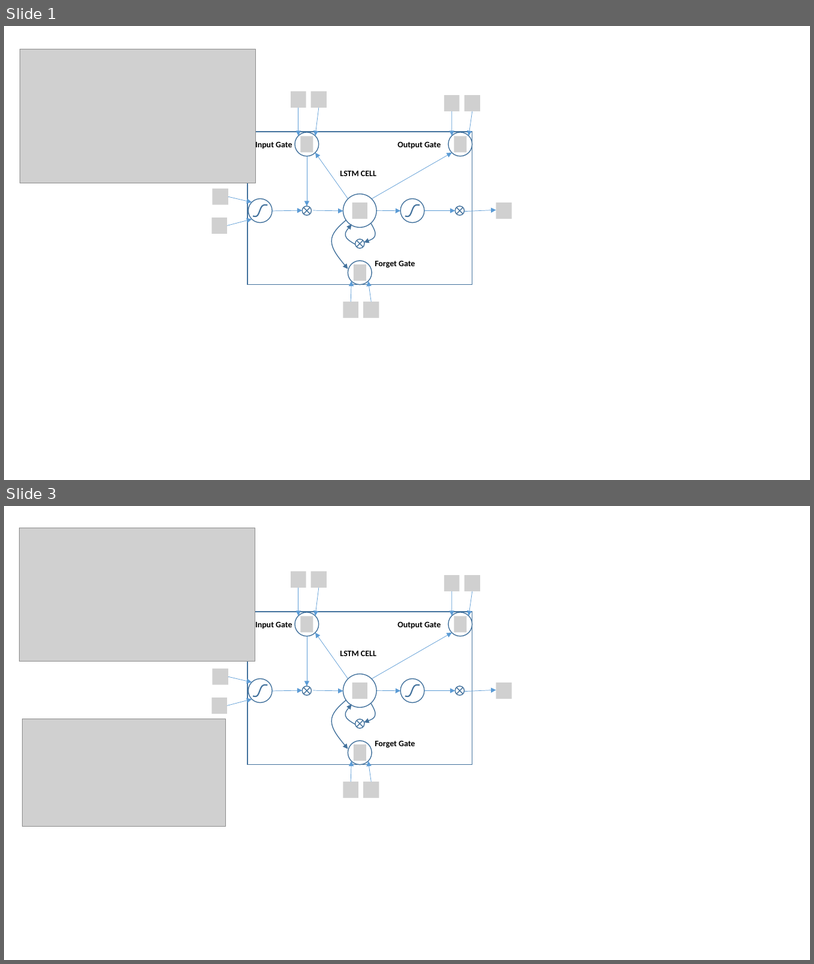
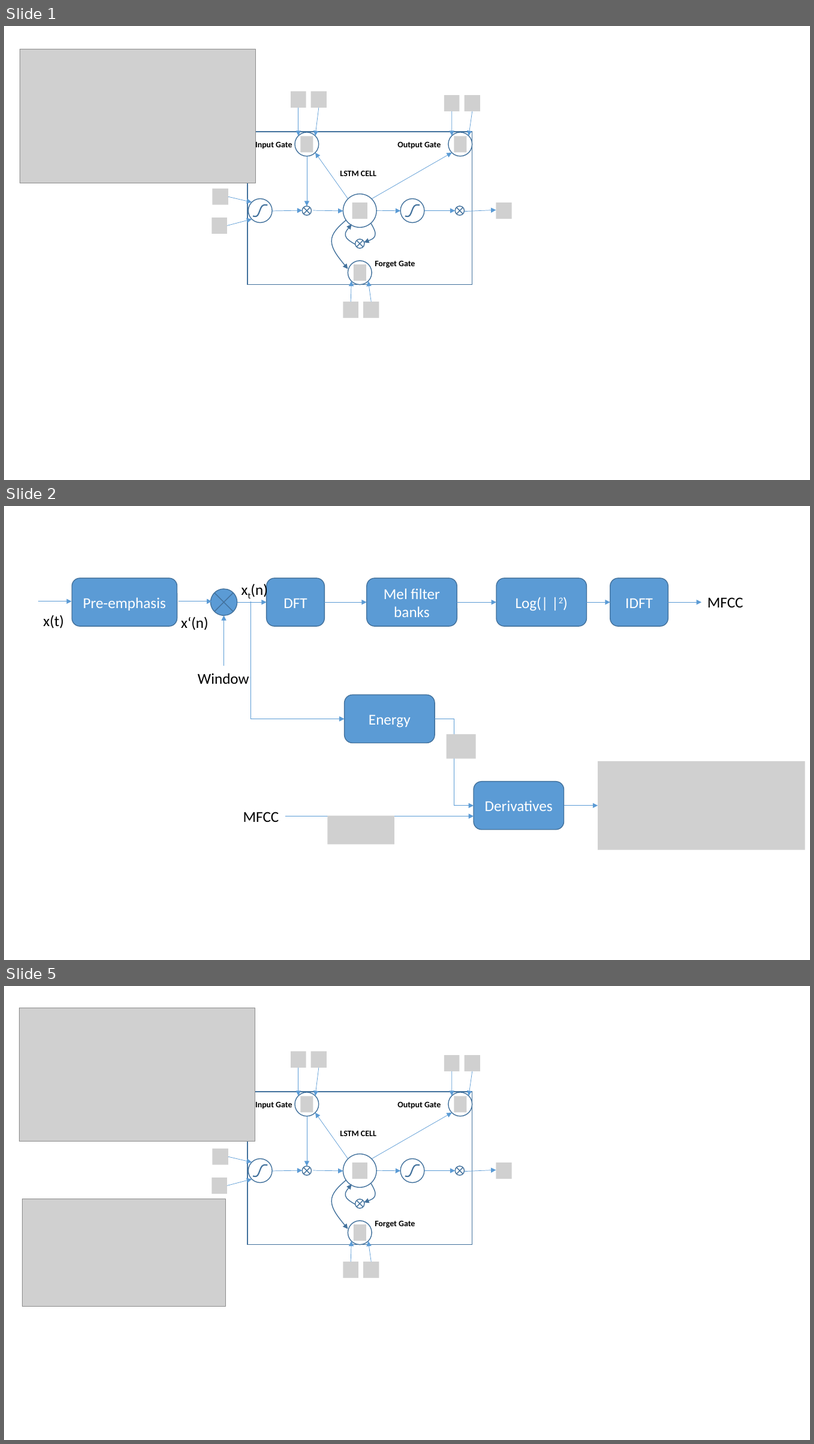
Before and after one commit to u1273400/thesis, a slide deck: thesis.pptx. Shown one above the other, each under a label of ours: slides 1 and 3 before the commit, slides 1, 2 and 5 after it; the slides between them are not shown. The pictures are 814x964 and 814x1444 pixels, drawn with LibreOffice and Linux fonts; fonts in the diff are those of the drawing; grey boxes stand for pictures. Boxes give left, top, right and bottom in pixels: in the first picture for what was removed or moved away, otherwise in the second. Text is boxed around its words. In the diff, an @@ line names an element or a change of style, - is before the commit and + after.

```diff
--- a/thesis.pptx
+++ b/thesis.pptx
@@ slide 2 added at [4,506,810,960], background #FFFFFF @@
@@ rounded rectangle added at [72,578,177,626], fill #5B9BD5, outline #43739E 1 pt, 18 pt, text #FFFFFF @@
+Pre-emphasis
@@ flow chart summing junction added at [211,589,237,615], fill #5B9BD5, outline #43739E 1 pt @@
@@ text added at [251,583,267,599], 18 pt, text #000000 @@
+xt(n)
@@ rounded rectangle added at [267,578,324,626], fill #5B9BD5, outline #43739E 1 pt, 18 pt, text #FFFFFF @@
+DFT
@@ rounded rectangle added at [367,578,457,626], fill #5B9BD5, outline #43739E 1 pt, 18 pt, text #FFFFFF @@
+Mel filter banks
@@ rounded rectangle added at [497,578,587,626], fill #5B9BD5, outline #43739E 1 pt, 18 pt, text #FFFFFF @@
+Log(| |2)
@@ rounded rectangle added at [611,578,669,626], fill #5B9BD5, outline #43739E 1 pt, 18 pt, text #FFFFFF @@
+IDFT
@@ arrow added from (38, 601) to (72, 601), #5B9BD5 0.5 pt @@
@@ arrow added from (178, 601) to (212, 601), #5B9BD5 0.5 pt @@
@@ arrow added from (237, 602) to (267, 602), #5B9BD5 0.5 pt @@
@@ elbow arrow added from (251, 601) to (345, 719), #5B9BD5 0.5 pt @@
@@ arrow added from (324, 602) to (367, 602), #5B9BD5 0.5 pt @@
@@ arrow added from (457, 602) to (497, 602), #5B9BD5 0.5 pt @@
@@ arrow added from (587, 602) to (611, 602), #5B9BD5 0.5 pt @@
@@ arrow added from (669, 602) to (702, 602), #5B9BD5 0.5 pt @@
@@ text added at [708,597,744,607], 18 pt, text #000000 @@
+MFCC
@@ text added at [43,615,64,628], 18 pt, text #000000 @@
+x(t)
@@ text added at [181,616,209,630], 18 pt, text #000000 @@
+x‘(n)
@@ arrow added from (224, 666) to (224, 615), #5B9BD5 0.5 pt @@
@@ text added at [198,673,249,684], 18 pt, text #000000 @@
+Window
@@ rounded rectangle added at [345,695,435,742], fill #5B9BD5, outline #43739E 1 pt, 18 pt, text #FFFFFF @@
+Energy
@@ elbow arrow added from (435, 719) to (474, 805), #5B9BD5 0.5 pt @@
@@ picture added at [447,734,476,758] @@
@@ picture added at [598,760,806,850] @@
@@ rounded rectangle added at [474,781,564,829], fill #5B9BD5, outline #43739E 1 pt, 18 pt, text #FFFFFF @@
+Derivatives
@@ text added at [243,811,279,822], 18 pt, text #000000 @@
+MFCC
@@ arrow added from (564, 805) to (598, 805), #5B9BD5 0.5 pt @@
@@ arrow added from (286, 816) to (474, 816), #5B9BD5 0.5 pt @@
@@ picture added at [327,815,395,844] @@
@@ what was slide 3 is now slide 5 @@
```
Also in this commit, not shown: 2 other slides added, 1 slide removed, 5 other files.
